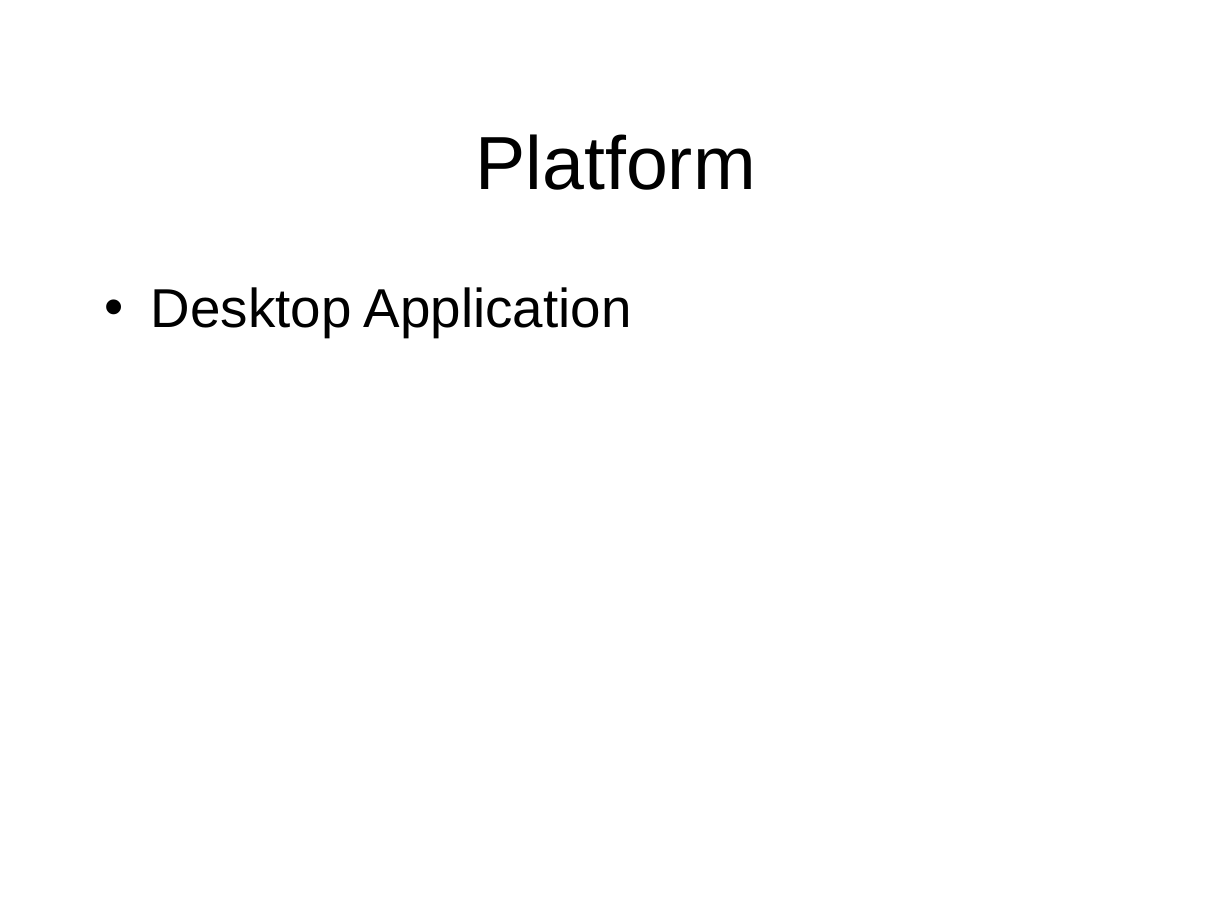
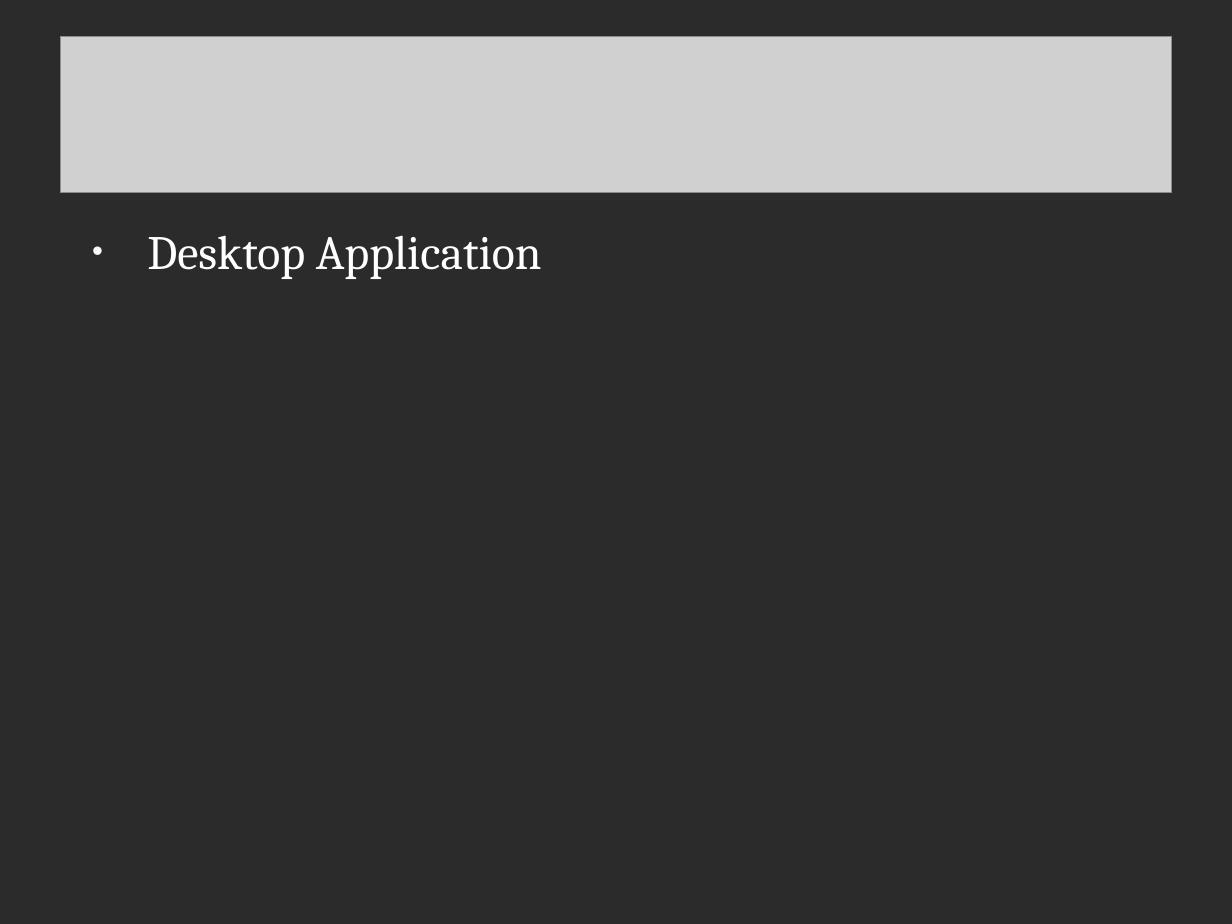
Before and after one commit to csce3513/Team3, a slide deck: slide 8 of Dawn of The Sticks.ppt. Drawn at 1232x924 pixels with LibreOffice and Linux fonts; fonts in the diff are those of the drawing; grey boxes stand for pictures; background and template pictures are left out; a plain dark background stands for a picture behind light text. Boxes give left, top, right and bottom in pixels: in the first picture for what was removed or moved away, otherwise in the second. Text is boxed around its words. In the diff, an @@ line names an element or a change of style, - is before the commit and + after.

```diff
--- a/Dawn of The Sticks.ppt
+++ b/Dawn of The Sticks.ppt
@@ background #FFFFFF to picture (left out) @@
@@ picture added at [60,36,1170,192] @@
@@ title removed at [476,134,756,190] @@
-Platform
@@ text "Desktop Application": place and size @@
-text "Desktop Application" at [151,287,632,337]
+text "Desktop Application" at [147,235,542,279]
@@ text "Desktop Application" at [147,235,542,279]: size 32 to 28 pt, font Arial to Cambria, text colour #000000 to #FFFFFF; indent changed; less space between paragraphs; bullet colour #000000 to #F9F9F9 @@
```
Also in this commit, not shown: 6 other slides changed, 2 slides added, 2 slides removed, 3 other files.
